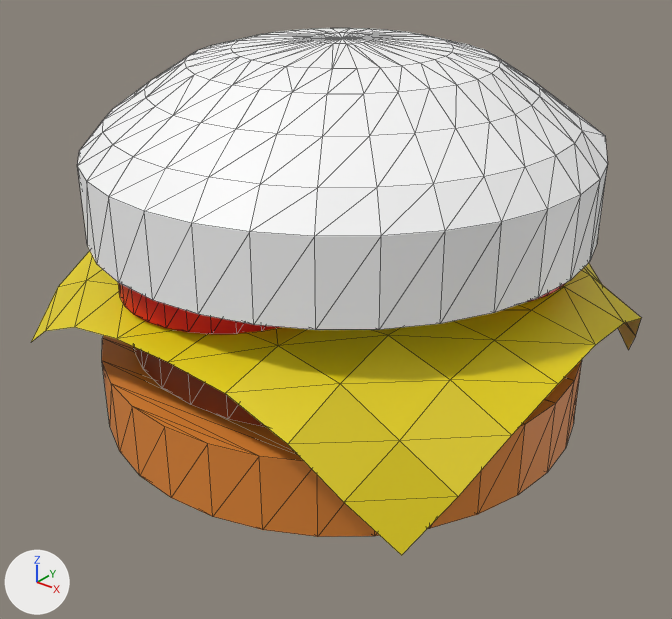
What one commit did to the glTF model client/src/resorces/hamburger/burger.glb.
The view is the same before and after, from a camera (50 mm lens) standing at (2.2, -2.79, 1.95) and looking at (-0.13, 0.12, 0.15). Arrows for +X, +Y and +Z are at lower left; the lights stay in place. Mesh edges are drawn as thin lines. Vertices at the same position are counted once.

Objects in the first picture: 'BUtBun', 'Petty', 'Plane', 'Tomato 1', 'TopBun'.
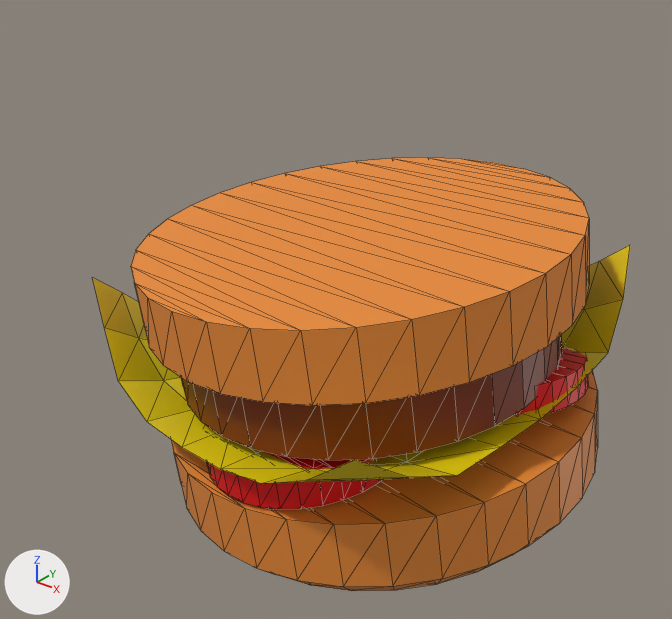
Commit message: fixed burger with background

Changed parts and their boxes (x1, y1, x2, y2) in the pictures (672 x 619 px):
'TopBun', recoloured, moved, turned
    before: (77, 28, 608, 330)
    after: (171, 370, 598, 591)
'BUtBun', surface changed, moved, turned
    before: (102, 336, 582, 537)
    after: (131, 158, 589, 405)
'Plane', moved, turned
    before: (31, 251, 641, 555)
    after: (92, 245, 630, 484)
'Petty', moved, turned
    before: (134, 347, 267, 428)
    after: (181, 335, 562, 460)
'Tomato 1', moved, turned
    before: (118, 283, 280, 334)
    after: (206, 450, 382, 509)
'Tomato3', moved, turned (not visible before)
    after: (512, 347, 588, 416)

Edits to the bpy script that builds the scene:
```text
Change mat_button_bun:
    mat_button_bun.roughness: 0.5 -> 0.812
Add mat_topbun:
    mat_topbun = bpy.data.materials.new('TopBun')
    # nodes: BsdfPrincipled, Mix, OutputMaterial, VertexColor
    # colours: orange #e78a35
Change me_cylinder_002:
    where me_cylinder_002.from_pydata(...)  # 225 vertices, 446 faces; spans x -1.0..1.0, y -1.0..1.0, z -1.0..3.57
    used by ob_topbun; location = (0.0, 0.0, 0.8); scale = (1.0, 1.0, 0.154)
    remove me_cylinder_002.materials.append(mat_top_bun)  # white #ffffff
    me_cylinder_002 part 1: vertex colours changed
    add me_cylinder_002.materials.append(mat_topbun)
Change ob_tomato_1:
    ob_tomato_1.location: (-0.13, -0.49, 0.56) -> (-0.01, -0.239, -0.269)
    ob_tomato_1.rotation_euler: (0.0, 0.0, 0.0) -> (-0.0821, 3.054, -0.133)  # degrees (0, 0, 0) -> degrees (-4.7, 175, -7.6)
Change ob_plane:
    ob_plane.location: (0.08, 0.0, 0.16) -> (-0.192, 0.319, 0.151)
    ob_plane.rotation_euler: (0.0, 0.0, 0.0) -> (-0.0821, 3.054, -0.133)  # degrees (0, 0, 0) -> degrees (-4.7, 175, -7.6)
Change ob_topbun:
    ob_topbun.location: (0.0, 0.0, 0.8) -> (-0.013, 0.335, -0.468)
    ob_topbun.rotation_euler: (0.0, 0.0, 0.0) -> (-0.0821, 3.054, -0.133)  # degrees (0, 0, 0) -> degrees (-4.7, 175, -7.6)
Change ob_petty:
    ob_petty.location: (0.0, 0.0, 0.315) -> (-0.083, 0.289, 0.018)
    ob_petty.rotation_euler: (0.0, 0.0, 0.0) -> (-0.0821, 3.054, -0.133)  # degrees (0, 0, 0) -> degrees (-4.7, 175, -7.6)
Change ob_tomato3:
    ob_tomato3.location: (-0.42, 0.34, 0.56) -> (0.445, 0.51, -0.142)
    ob_tomato3.rotation_euler: (0.0, 0.0, 0.0) -> (0.0545, 2.921, -0.195)  # degrees (0, 0, 0) -> degrees (3.1, 167, -11)
Change ob_butbun:
    ob_butbun.location: (0.0, 0.0, 0.0) -> (-0.148, 0.32, 0.325)
    ob_butbun.rotation_euler: (0.0, 0.0, 0.0) -> (-0.0821, 3.054, -0.133)  # degrees (0, 0, 0) -> degrees (-4.7, 175, -7.6)
```
